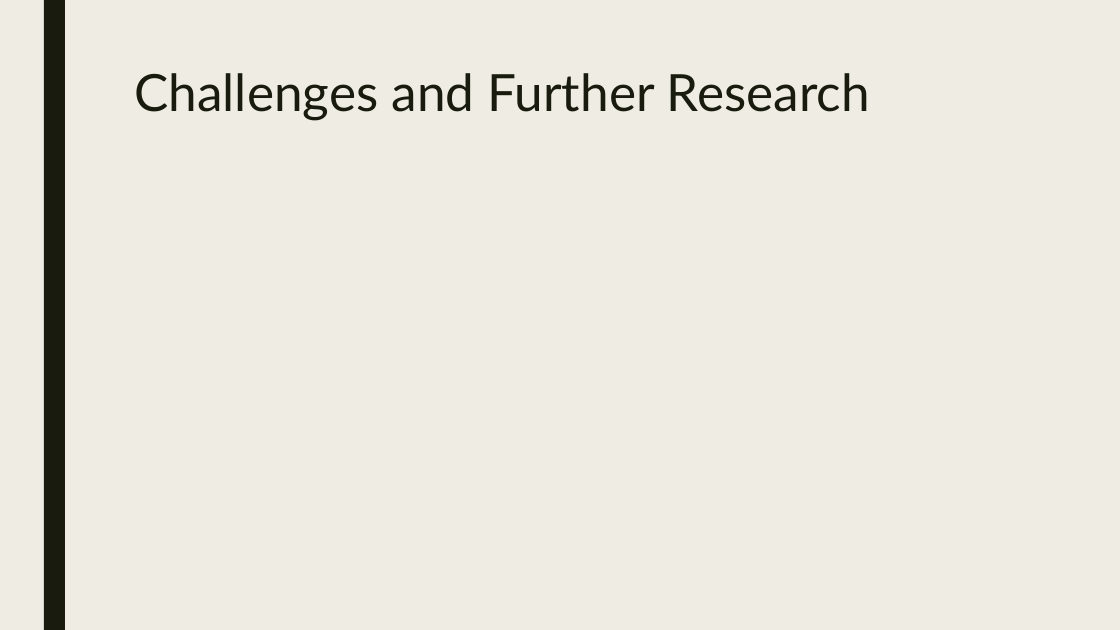
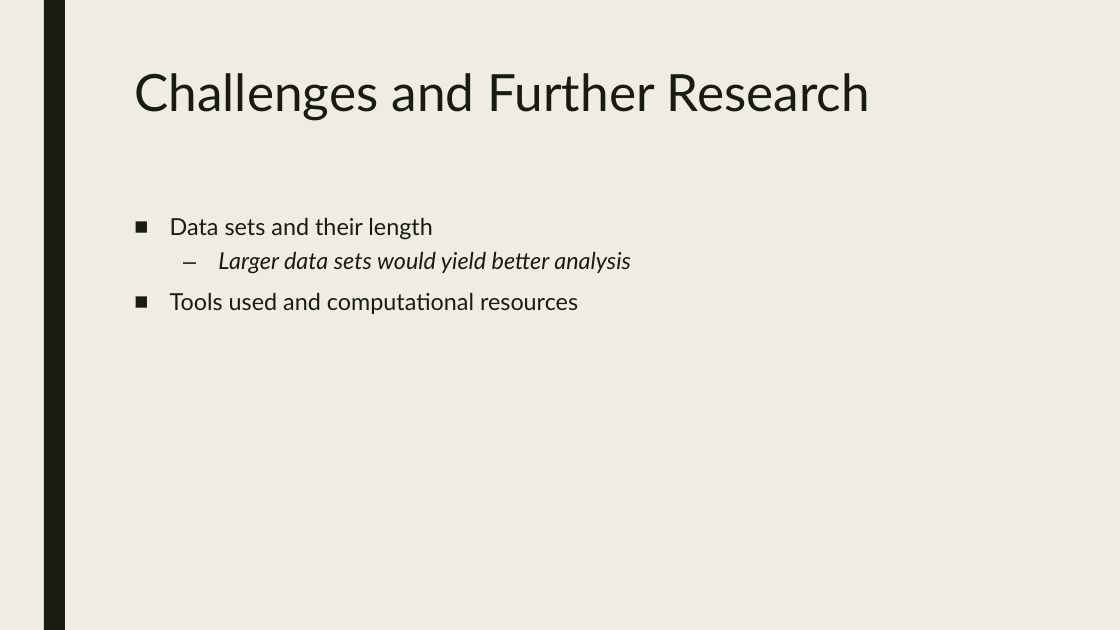
Before and after one commit to EvaTarr/CMPT412Project, a slide deck: slide 11 of presentation.pptx (slide 10 before the commit). Drawn at 1120x630 pixels with LibreOffice and Linux fonts; fonts in the diff are those of the drawing. Boxes give left, top, right and bottom in pixels: in the first picture for what was removed or moved away, otherwise in the second. Text is boxed around its words. In the diff, an @@ line names an element or a change of style, - is before the commit and + after.

```diff
--- a/presentation.pptx
+++ b/presentation.pptx
@@ text added at (x1=170, y1=217, x2=631, y2=314), 20 pt, text #191B0E @@
+■ Data sets and their length
+  – Larger data sets would yield better analysis
+■ Tools used and computational resources
```
Also in this commit, not shown: 3 other slides changed, 1 slide added, 1 other file.
